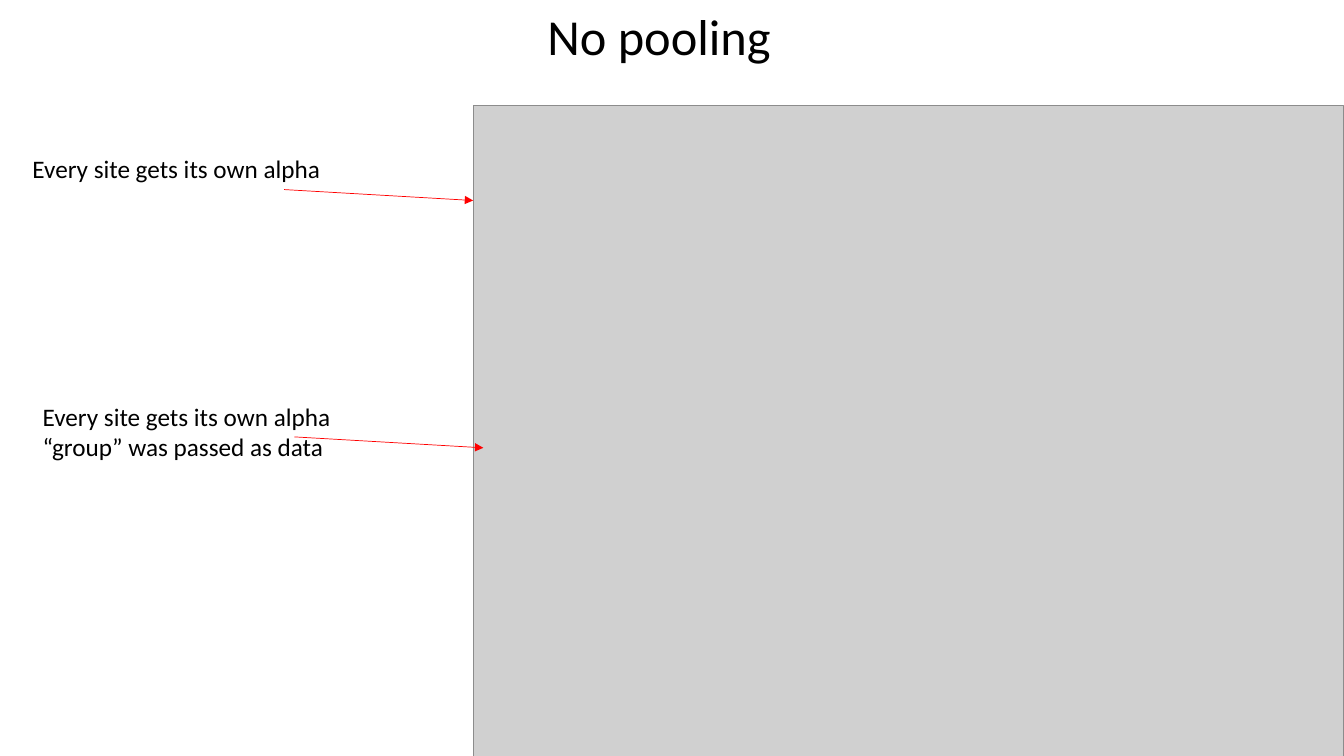
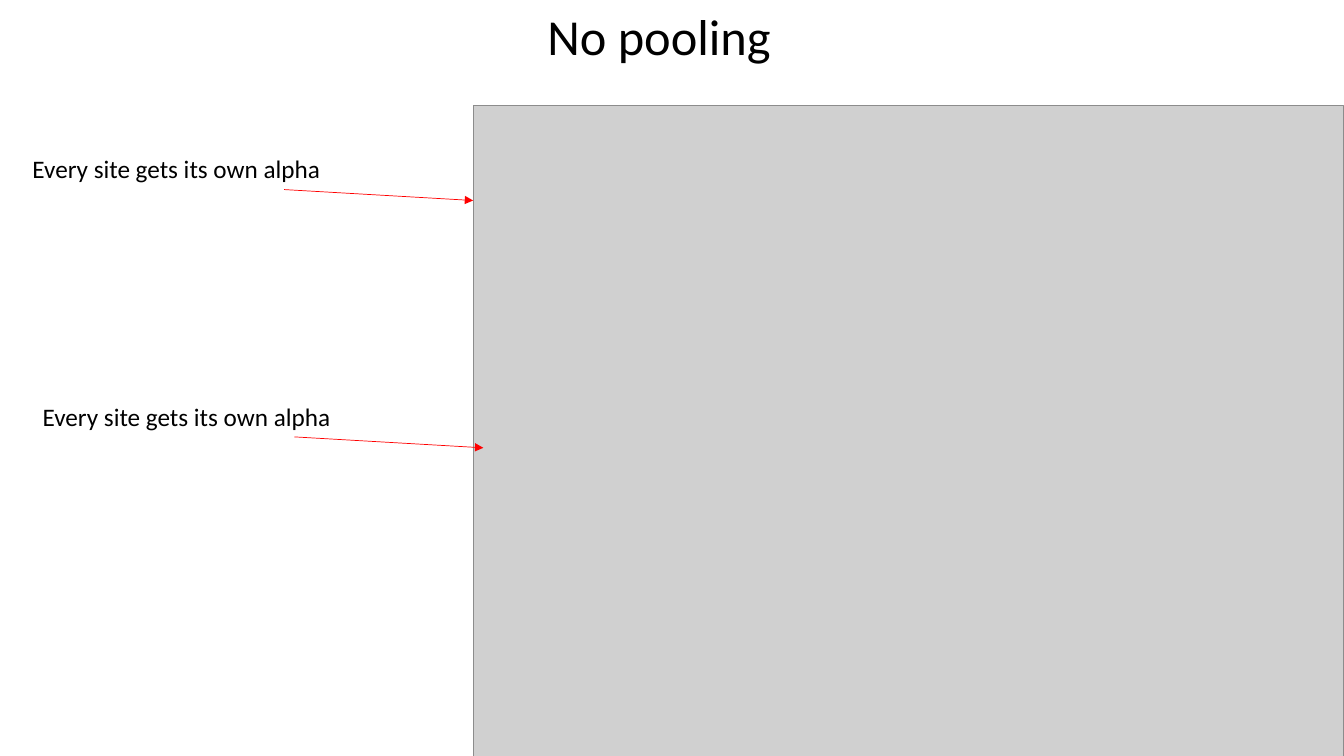
Before and after one commit to taaltree/FW536, a slide deck: slide 22 of Day5_BayesII/FW536_Day5_BayesII.pptx. Drawn at 1344x756 pixels with LibreOffice and Linux fonts; fonts in the diff are those of the drawing; grey boxes stand for pictures. Boxes give left, top, right and bottom in pixels: in the first picture for what was removed or moved away, otherwise in the second. Text is boxed around its words. In the diff, an @@ line names an element or a change of style, - is before the commit and + after.

```diff
--- a/Day5_BayesII/FW536_Day5_BayesII.pptx
+++ b/Day5_BayesII/FW536_Day5_BayesII.pptx
@@ text at (x1=43, y1=436, x2=323, y2=461): paragraph removed @@
-“group” was passed as data
```
Also in this commit, not shown: 3 other slides changed, 5 other files.
